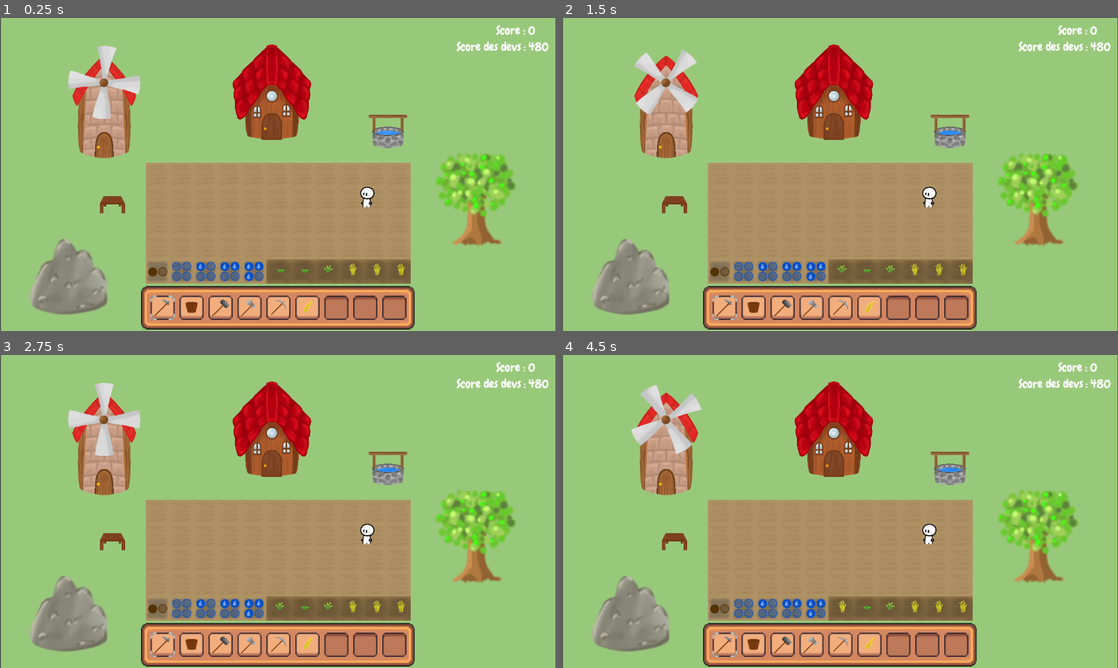
Above: before the commit, frames 1-4 (two rows, left to right).
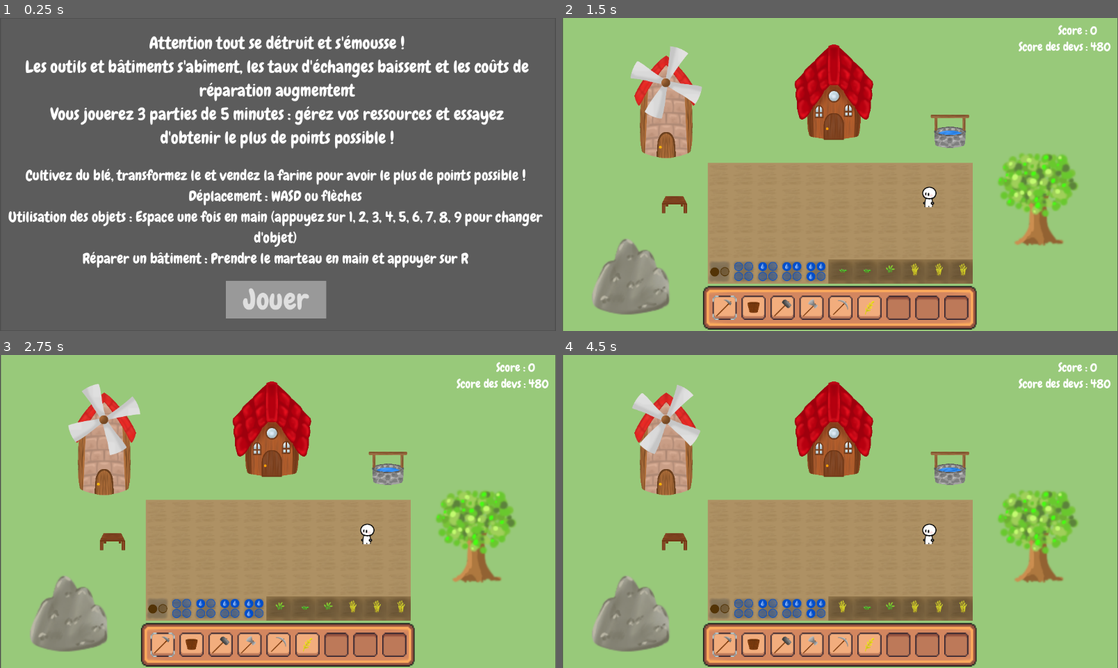
Above: after the commit, the same moments.

Repository: LaClimSx/Back-to-the-roots
Game: Godot game, scene res://Scenes/main_menu.tscn
The game is run twice, just before and just after one commit, with the same random seed, the same clock (stepped at 60 frames per second) and the same inputs. Before the commit the project starts from res://Scenes/world.tscn.
Inputs (mouse positions are in pixels of both pictures, inside the frame that each line leads up to):
- Up to frame 1 (0.25 s): no input
- Up to frame 2 (1.5 s): click (840, 299) at 0.5 s, where only the run after the commit has a clickable "Jouer"; click (723, 309) at 1.25 s
- Up to frame 3 (2.75 s): click (189, 646) at 2 s
- Up to frame 4 (4.5 s): click (784, 646) at 2.75 s; click (812, 646) at 3.5 s; click (840, 646) at 4.25 s

The runs differ from the first frame. In frame 1, 100% of the frame differs, in the area x 0-100%, y 0-100%; in frame 2, 1.2%; in frame 3, 1.4%; in frame 4, 1.5%.

Commit message:
feat: almost game loop

Diff:
--- a/Scenes/scène_de_fin.tscn
+++ b/Scenes/end_scene.tscn
@@ -1,6 +1,6 @@
 [gd_scene load_steps=3 format=3 uid="uid://cuyn51noupuaf"]
 
-[ext_resource type="Script" path="res://Scripts/scène_de_fin.gd" id="1_ty4cp"]
+[ext_resource type="Script" path="res://Scripts/end.gd" id="1_ty4cp"]
 [ext_resource type="FontFile" uid="uid://ccu6jholutsm4" path="res://Assets/Fonts/Chewy-Regular.ttf" id="2_2dqy3"]
 
 [node name="Scène de fin" type="Node2D"]
--- a/Scenes/starting_texte.tscn
+++ b/Scenes/main_menu.tscn
@@ -1,21 +1,21 @@
 [gd_scene load_steps=5 format=3 uid="uid://dmuk5j1vwpoqf"]
 
-[ext_resource type="Script" path="res://Scripts/starting_texte.gd" id="1_bv0ho"]
-[ext_resource type="FontFile" uid="uid://ccu6jholutsm4" path="res://Assets/Fonts/Chewy-Regular.ttf" id="1_wgx14"]
+[ext_resource type="Script" path="res://Scripts/main_menu.gd" id="1_6tgr3"]
+[ext_resource type="FontFile" uid="uid://ccu6jholutsm4" path="res://Assets/Fonts/Chewy-Regular.ttf" id="2_lhsny"]
 
 [sub_resource type="StyleBoxFlat" id="StyleBoxFlat_wflug"]
 bg_color = Color(0.362829, 0.362829, 0.362829, 1)
 
 [sub_resource type="StyleBoxFlat" id="StyleBoxFlat_vkqvp"]
 
-[node name="Starting texte" type="Control"]
+[node name="MainMenu" type="Control"]
 layout_mode = 3
 anchors_preset = 15
 anchor_right = 1.0
 anchor_bottom = 1.0
 grow_horizontal = 2
 grow_vertical = 2
-script = ExtResource("1_bv0ho")
+script = ExtResource("1_6tgr3")
 
 [node name="Panel" type="Panel" parent="."]
 layout_mode = 0
--- a/Scripts/building.gd
+++ b/Scripts/building.gd
@@ -38,7 +38,7 @@
 
 	#Check if the player can repair the building
 	if reparable:
-		if player_inside && holds_working_hammer && ((state != STATE.good && Global.gameVariation!=3) || (state==STATE.broken && Global.gameVariation==3)):
+		if player_inside && holds_working_hammer && ((state != STATE.good && Global.reparability) || (state==STATE.broken && !Global.reparability)):
 			if repair_label : repair_label.show()
 		else:
 			if repair_label : repair_label.hide()
--- a/Scripts/scène_de_fin.gd
+++ b/Scripts/end.gd
@@ -9,12 +9,12 @@
 
 # Called every frame. 'delta' is the elapsed time since the previous frame.
 func _process(delta: float) -> void:
-	#TODO: recup le vrai score
+	score = Global.scores.max()
 	$"Panel/text fin".text = "Merci d'avoir joué !
 
 	Note ces quelques informations pour le formulaire :
 	Ton meilleur score : " + str(score) + "
-	Ton numéro : " + str(Global.gameVariation) + "
+	Ton numéro : " + str(Global.game_variation) + "
 
 	Pour nous aider à mener notre projet à bien tu peux prendre 5 minutes pour remplir ce formulaire :
 	"
--- a/Scripts/starting_texte.gd
+++ b/Scripts/main_menu.gd
@@ -12,13 +12,22 @@
 
 # Called when the node enters the scene tree for the first time.
 func _ready() -> void:
-	match Global.gameVariation :
-		1 :
-			$Panel/text.text = variante1
-		2 :
-			$Panel/text.text = variante2
-		3 :
-			$Panel/text.text = variante3
+	if Global.game_number == 0:
+		$Panel/controls.visible = true
+		$Panel/Button.text = "Jouer"
+		match Global.game_variation :
+			1 :
+				$Panel/text.text = variante1
+			2 :
+				$Panel/text.text = variante2
+			3 :
+				$Panel/text.text = variante3
+	else:
+		$Panel/controls.visible = false
+		var number : String = "première" if Global.game_number == 1 else "deuxième"
+		$Panel/text.text = "Félicitations, vous avez fini votre " + number + " partie avec un score de " + str(Global.scores[Global.game_number - 1])
+		$Panel/Button.text = "Rejouer"
+
 
 # Called every frame. 'delta' is the elapsed time since the previous frame.
 func _process(delta: float) -> void:
@@ -27,3 +36,5 @@
 func _on_button_pressed() -> void:
 	get_tree().change_scene_to_file("res://Scenes/world.tscn")
 	Global.timer.start()
+	print("Timer is stopped ? " + str(Global.timer.is_stopped()))
+	print("time left : ", Global.timer.time_left)
--- a/global.gd
+++ b/global.gd
@@ -1,5 +1,5 @@
 extends Node
-var gameVariation : int
+var game_variation : int
 var reparability : bool
 var efficiency_decline : bool
 
@@ -16,13 +16,13 @@
 var player_looking_position : Vector2
 
 var timer : Timer
-var game_number
+var game_number = 0
 
 # Called when the node enters the scene tree for the first time.
 func _ready():
-	#gameVariation = randi_range(1,3) #TODO: uncomment this line and remove the next one
-	gameVariation = 1
-	match gameVariation:
+	#game_variation = randi_range(1,3) #TODO: uncomment this line and remove the next one
+	game_variation = 1
+	match game_variation:
 		1:
 			reparability = true
 			efficiency_decline = true
@@ -34,8 +34,9 @@
 			efficiency_decline = false
 
 	timer = Timer.new()
+	add_child(timer)
 	timer.one_shot = false
-	timer.wait_time = 5.0 * 60
+	timer.wait_time = 1.0 * 10 #TODO: change to 5 * 60
 	timer.timeout.connect(_on_timer_timeout)
 
 
@@ -45,6 +46,15 @@
 
 func _on_timer_timeout() -> void:
 	scores.append(score)
+	score = 0
+	game_number += 1
+	match game_number:
+		1:
+			get_tree().change_scene_to_file("res://Scenes/main_menu.tscn")
+		2:
+			get_tree().change_scene_to_file("res://Scenes/main_menu.tscn")
+		3:
+			get_tree().change_scene_to_file("res://Scenes/end_scene.tscn")
 
 func display_indicator(value, position: Vector2 = player_looking_position, color: Color = Color.WHITE) -> void:
 	var indicator = Label.new()
--- a/project.godot
+++ b/project.godot
@@ -11,7 +11,7 @@
 [application]
 
 config/name="Back to the Roots"
-run/main_scene="res://Scenes/world.tscn"
+run/main_scene="res://Scenes/main_menu.tscn"
 config/features=PackedStringArray("4.3", "GL Compatibility")
 config/icon="res://Assets/Player/icon.svg"
 
Not shown: 3 places in Scenes/main_menu.tscn that only renumber resources
